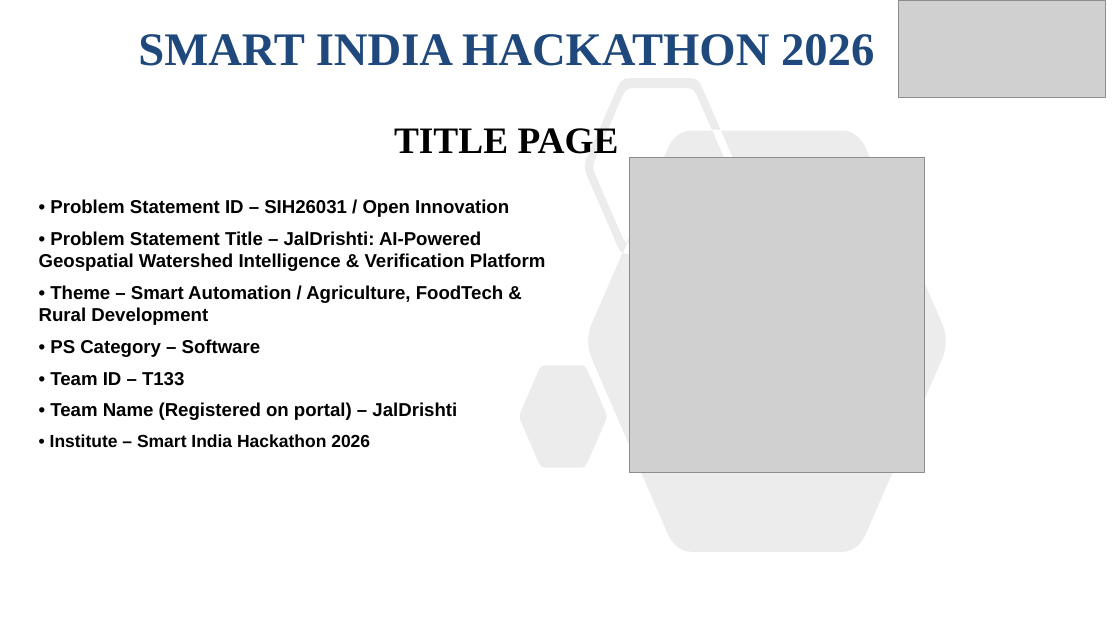
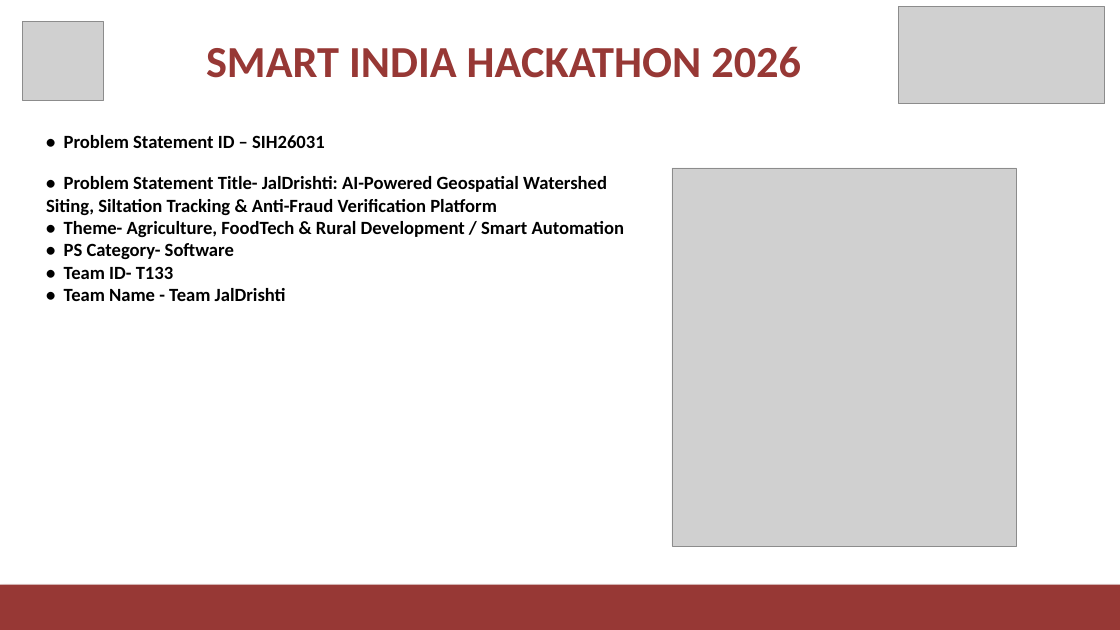
Before and after one commit to 12karthikpra-dev/JalDhristi, a slide deck: slide 1 of JalDrishti_SIH2026_Idea_Presentation.pptx. Drawn at 1120x630 pixels with LibreOffice and Linux fonts; fonts in the diff are those of the drawing; grey boxes stand for pictures. Boxes give left, top, right and bottom in pixels: in the first picture for what was removed or moved away, otherwise in the second. Text is boxed around its words. In the diff, an @@ line names an element or a change of style, - is before the commit and + after.

Commit message:
docs: update SIH presentation to match exact custom template layout

```diff
--- a/JalDrishti_SIH2026_Idea_Presentation.pptx
+++ b/JalDrishti_SIH2026_Idea_Presentation.pptx
@@ rectangle added at box(0, 0, 1120, 630), fill #FFFFFF @@
@@ picture added at box(23, 21, 103, 101) @@
@@ text "SMART INDIA HACKATHON 2026": place and size @@
-text "SMART INDIA HACKATHON 2026" at box(138, 34, 874, 66)
+text "SMART INDIA HACKATHON 2026" at box(206, 46, 801, 78)
@@ text "SMART INDIA HACKATHON 2026" at box(206, 46, 801, 78): size 40 to 38 pt, font Times New Roman to Calibri, text colour #1F497D to #973835; vertical alignment middle to top @@
@@ picture: place and size @@
-picture at box(899, 0, 1106, 97)
+picture at box(899, 7, 1105, 103)
@@ freeform shape removed at box(520, 78, 946, 552) @@
@@ text at box(46, 135, 625, 301): text changed; font Arial to Calibri @@
-• Problem Statement ID – SIH26031 / Open Innovation
-• Problem Statement Title – JalDrishti: AI-Powered Geospatial Watershed Intelligence & Verification Platform
-• Theme – Smart Automation / Agriculture, FoodTech & Rural Development
-• PS Category – Software
-• Team ID – T133
-• Team Name (Registered on portal) – JalDrishti
-• Institute – Smart India Hackathon 2026
+• Problem Statement ID – SIH26031
+• Problem Statement Title- JalDrishti: AI-Powered Geospatial Watershed Siting, Siltation Tracking & Anti-Fraud Verification Platform
+• Theme- Agriculture, FoodTech & Rural Development / Smart Automation
+• PS Category- Software
+• Team ID- T133
+• Team Name - Team JalDrishti
@@ subtitle removed at box(394, 128, 619, 154) @@
-TITLE PAGE
@@ picture: place and size @@
-picture at box(630, 158, 924, 473)
+picture at box(672, 168, 1017, 546)
@@ rectangle added at box(0, 585, 1120, 630), fill #973835 @@
```
Also in this commit, not shown: 3 other slides changed, 2 slides added, 2 slides removed.
